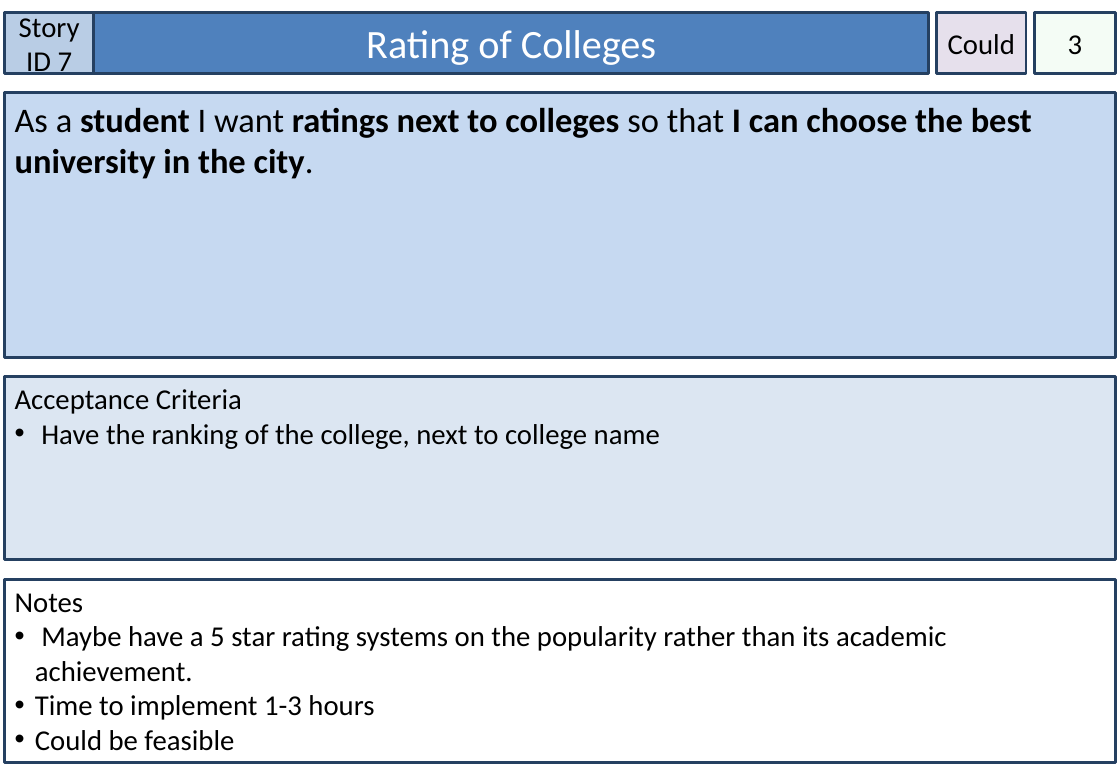
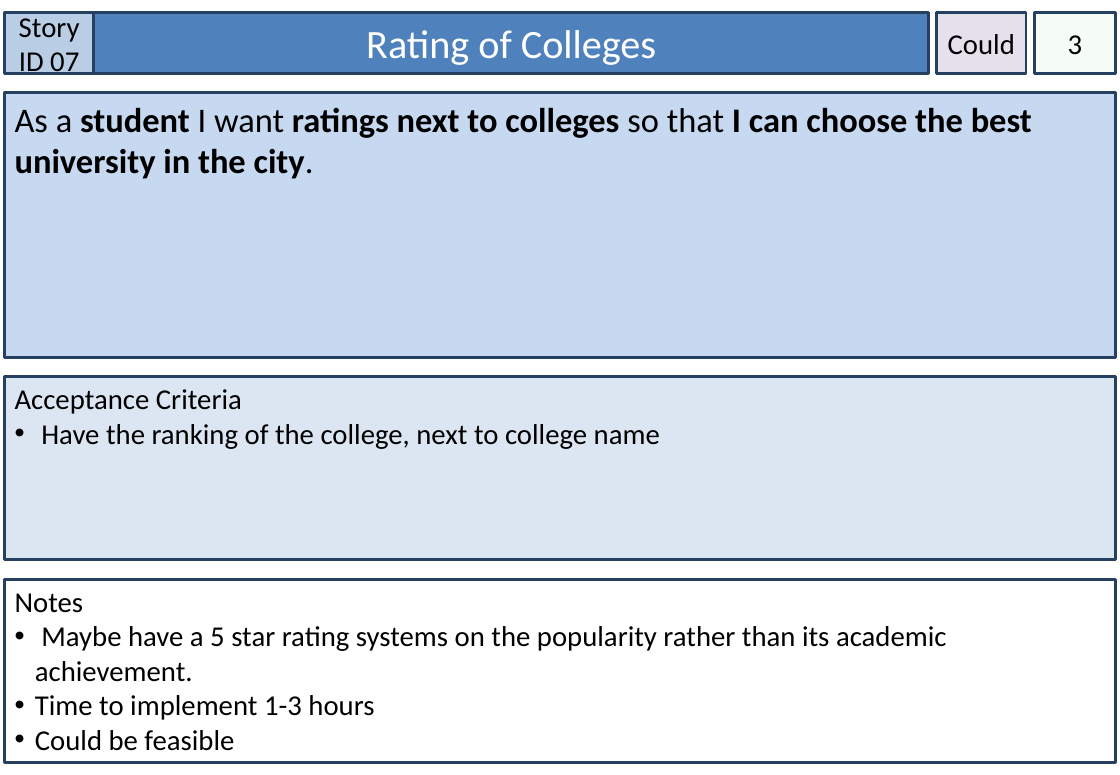
Before and after one commit to amckellar28/I-am-the-Scrub-Master, a slide deck: slide 8 of User_Stories_Reviewed.pptx. Drawn at 1120x775 pixels with LibreOffice and Linux fonts; fonts in the diff are those of the drawing. Boxes give left, top, right and bottom in pixels: in the first picture for what was removed or moved away, otherwise in the second. Text is boxed around its words. In the diff, an @@ line names an element or a change of style, - is before the commit and + after.

```diff
--- a/User_Stories_Reviewed.pptx
+++ b/User_Stories_Reviewed.pptx
@@ text in rectangle at (19, 13, 80, 78): text changed @@
-Story ID 7
+Story ID 07
```
Also in this commit, not shown: 12 other slides changed, 3 other files.
